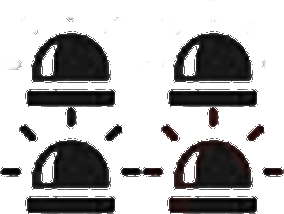
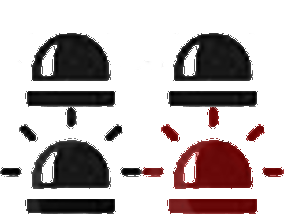
The second w=284, h=214 image is a revision of the first. Changes to its layers:
painted on "Pasted Layer" over [23, 107, 284, 214]
painted on "Background" over [4, 0, 267, 91]
